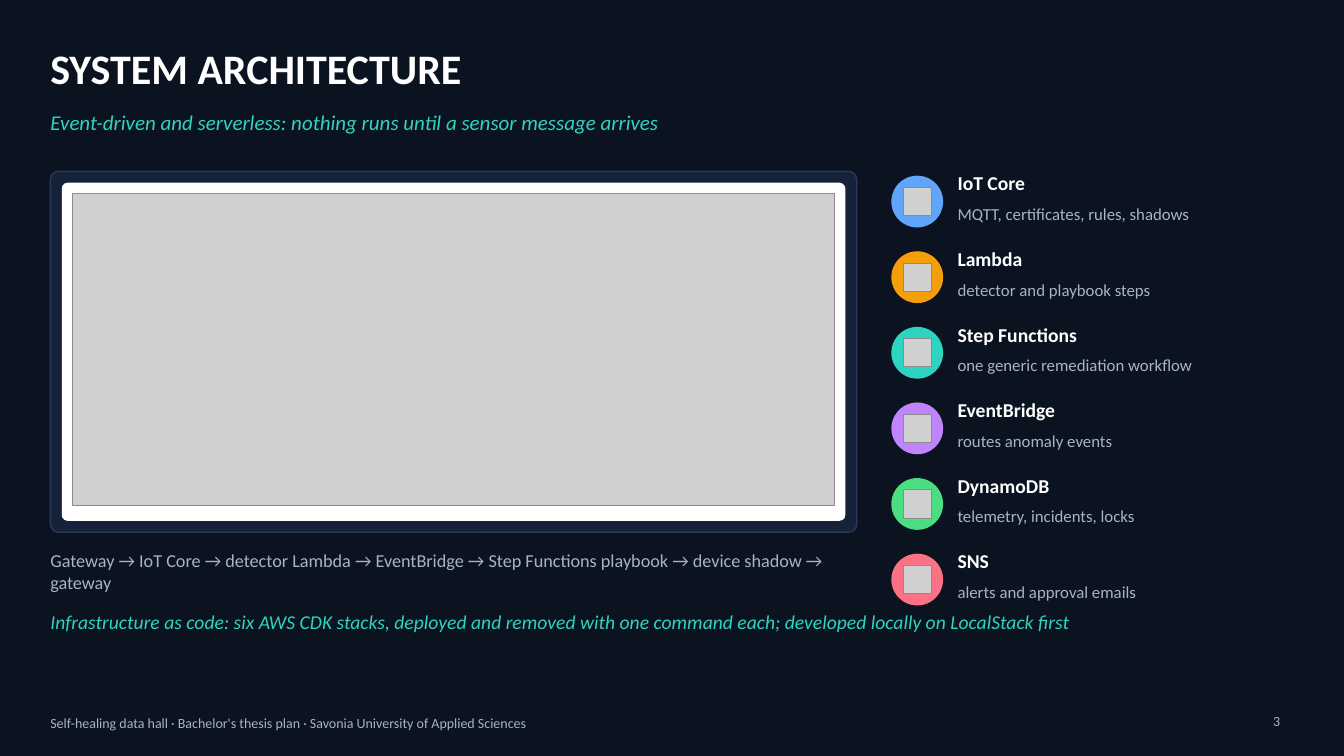
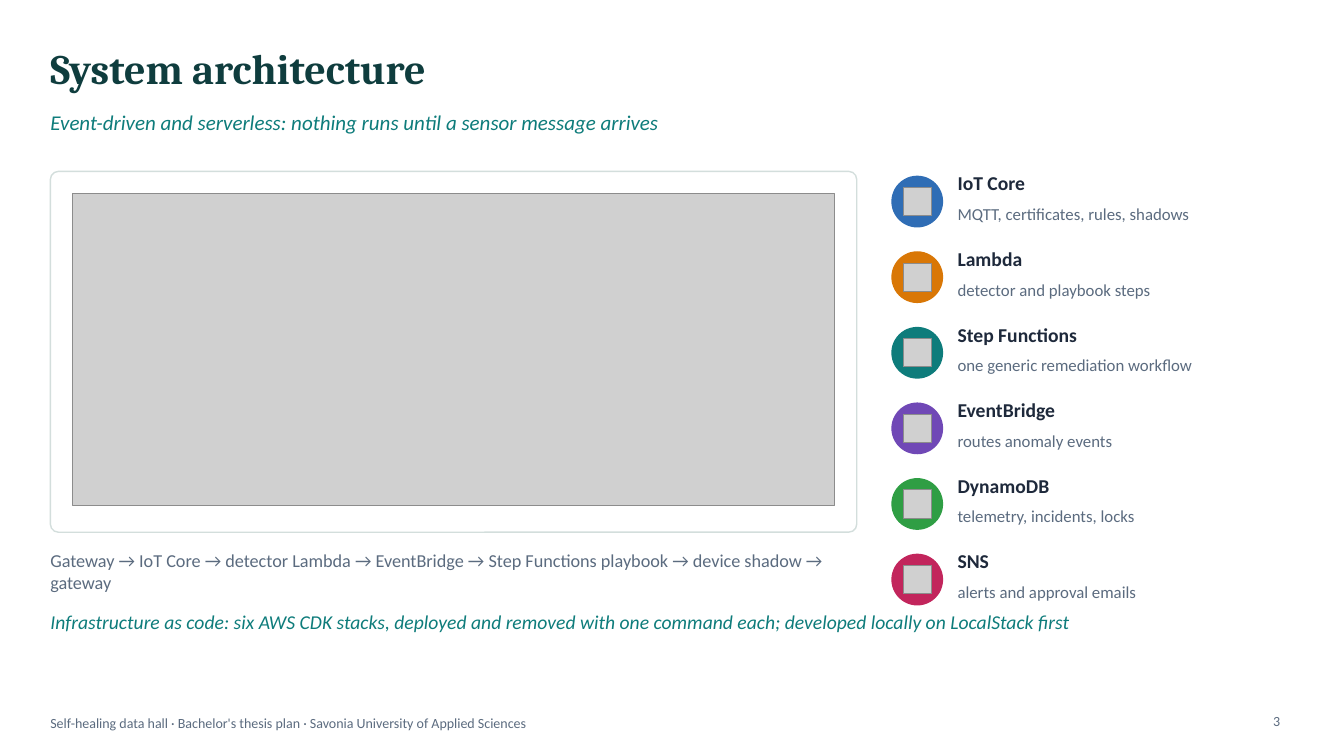
Before and after one commit to mazharulmd/iot-thesis, a slide deck: slide 3 of thesis/plan/project-plan.pptx. Drawn at 1344x756 pixels with LibreOffice and Linux fonts; fonts in the diff are those of the drawing; grey boxes stand for pictures. Boxes give left, top, right and bottom in pixels: in the first picture for what was removed or moved away, otherwise in the second. Text is boxed around its words. In the diff, an @@ line names an element or a change of style, - is before the commit and + after.

```diff
--- a/thesis/plan/project-plan.pptx
+++ b/thesis/plan/project-plan.pptx
@@ background #0B1220 to #FFFFFF @@
@@ title at bbox=[50, 55, 426, 94]: text changed; font Calibri to Cambria; text colour #FFFFFF to #0F3D3E @@
-SYSTEM ARCHITECTURE
+System architecture
@@ text "Event-driven and serverless: nothing runs ..." at bbox=[50, 115, 658, 134]: text colour #2DD4BF to #0E7C7B @@
@@ rounded rectangle at bbox=[50, 171, 857, 532]: fill #16213A to #FFFFFF; outline #2A3A5C 1 pt to #D3DEDC 1 pt @@
@@ ellipse at bbox=[892, 176, 943, 227]: fill #60A5FA to #2F6DB5; outline #60A5FA 1 pt to #2F6DB5 1 pt @@
@@ rounded rectangle removed at bbox=[63, 184, 845, 520] @@
@@ ellipse at bbox=[892, 252, 943, 302]: fill #F59E0B to #D97706; outline #F59E0B 1 pt to #D97706 1 pt @@
@@ ellipse at bbox=[892, 328, 943, 378]: fill #2DD4BF to #0E7C7B; outline #2DD4BF 1 pt to #0E7C7B 1 pt @@
@@ ellipse at bbox=[892, 403, 943, 454]: fill #C084FC to #7048B6; outline #C084FC 1 pt to #7048B6 1 pt @@
@@ ellipse at bbox=[892, 479, 943, 529]: fill #4ADE80 to #2F9E44; outline #4ADE80 1 pt to #2F9E44 1 pt @@
@@ ellipse at bbox=[892, 555, 943, 605]: fill #FB7185 to #C2255C; outline #FB7185 1 pt to #C2255C 1 pt @@
@@ text colour #FFFFFF to #1E293B in 6 elements at bbox=[958, 177, 1025, 190], bbox=[958, 252, 1023, 266], bbox=[958, 328, 1077, 345], bbox=[958, 403, 1056, 421], bbox=[958, 480, 1050, 496], bbox=[958, 555, 989, 568] @@
@@ text "Infrastructure as code: six AWS ..." at bbox=[50, 615, 1069, 632]: text colour #2DD4BF to #0E7C7B @@
@@ text colour #A7B4C8 to #5B6B7F in 9 elements at bbox=[50, 718, 526, 731], bbox=[50, 554, 801, 592], bbox=[958, 208, 1189, 222], bbox=[958, 284, 1150, 299], bbox=[958, 359, 1192, 374], bbox=[958, 435, 1112, 450], bbox=[958, 510, 1135, 525], bbox=[958, 586, 1136, 601], bbox=[1273, 717, 1280, 726] @@
```
Also in this commit, not shown: 6 other slides changed, 1 other file.
